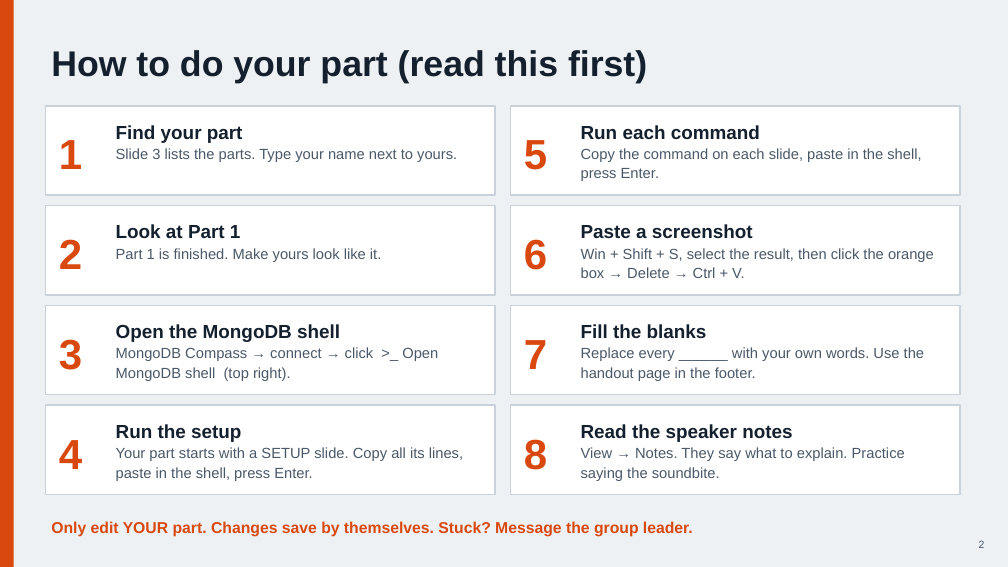
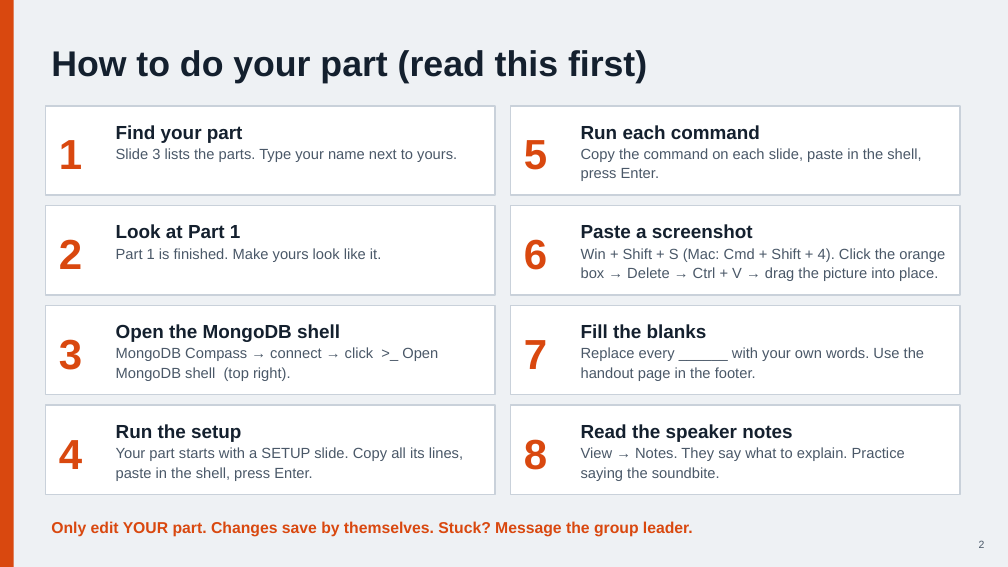
Before and after one commit to Tiredicey/ADBS, a slide deck: slide 2 of 02_GROUP_DECK/ADBS_GROUP_DECK.pptx. Drawn at 1008x567 pixels with LibreOffice and Linux fonts; fonts in the diff are those of the drawing. Boxes give left, top, right and bottom in pixels: in the first picture for what was removed or moved away, otherwise in the second. Text is boxed around its words. In the diff, an @@ line names an element or a change of style, - is before the commit and + after.

```diff
--- a/02_GROUP_DECK/ADBS_GROUP_DECK.pptx
+++ b/02_GROUP_DECK/ADBS_GROUP_DECK.pptx
@@ text at [581,248,945,281]: text changed @@
-Win + Shift + S, select the result, then click the orange box → Delete → Ctrl + V.
+Win + Shift + S (Mac: Cmd + Shift + 4). Click the orange box → Delete → Ctrl + V → drag the picture into place.
```
Also in this commit, not shown: 20 other slides changed, 4 other files.
